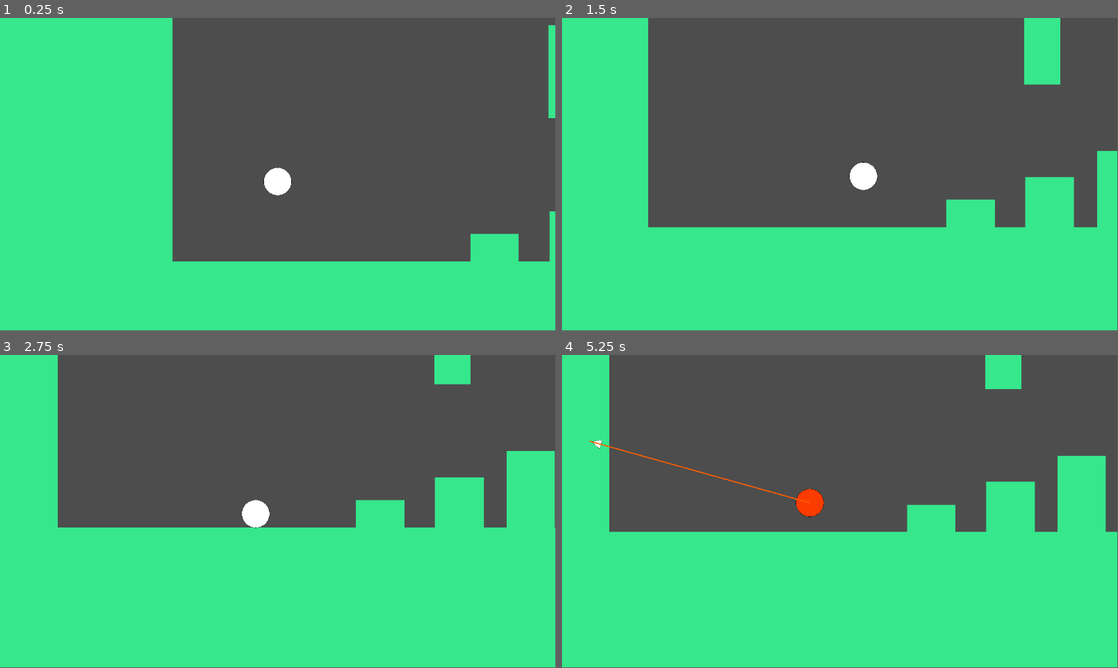
Above: before the commit, frames 1-4 (two rows, left to right).
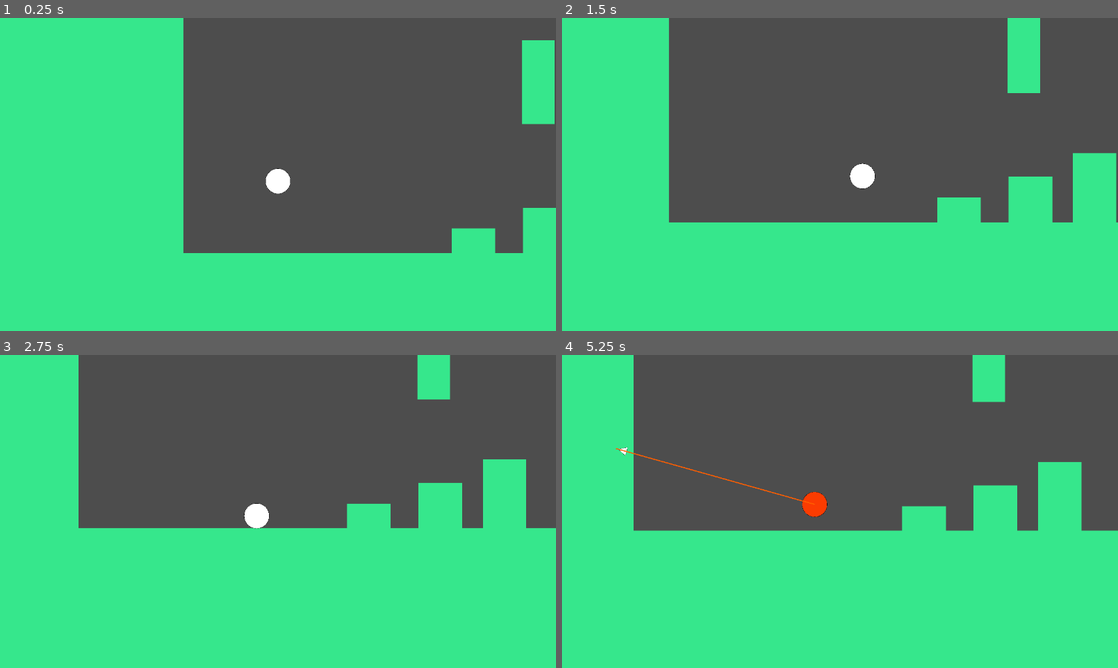
Above: after the commit, the same moments.

Repository: DaPizzaGod/tsa-game
Game: Godot game, scene res://scenes/levels/level.tscn
Same seed, same stepped clock (60 frames per second), same inputs: the game is played once before the commit and once after it.
Inputs (mouse positions are in pixels of both pictures, inside the frame that each line leads up to):
- Up to frame 1 (0.25 s): no input
- Up to frame 2 (1.5 s): move the mouse to (962, 158) at 0.52 s; hold D (right) from 0.53 s (still down); tap Middle mouse button (other special action) at 0.6 s; tap W (jump) at 0.77 s; move the mouse to (728, 190) at 1.27 s; click (728, 190) at 1.35 s
- Up to frame 3 (2.75 s): tap W (jump) at 1.52 s; move the mouse to (333, 442) at 2.02 s; release D (right) at 2.03 s; hold A (left) from 2.03 s (still down); right-click (333, 442) at 2.1 s
- Up to frame 4 (5.25 s): move the mouse to (812, 574) at 2.77 s; release A (left) at 2.78 s; hold D (right) 2.78-4.28 s; tap Shift (switch mode) at 2.85 s; tap W (jump) at 3.02, 3.77, 4.52 s; move the mouse to (1006, 558) at 3.52 s; tap Middle mouse button (other special action) at 3.6 s; move the mouse to (673, 464) at 4.27 s; hold A (left) 4.28-5.03 s; click (673, 464) at 4.35 s; move the mouse to (867, 511) at 5.02 s; hold D (right) from 5.03 s (still down); right-click (867, 511) at 5.1 s
The window is 799x449 before the commit and 800x450 after it. Grey fills any space a smaller window leaves; there, only what the larger window draws over its background counts as a difference.

The runs differ from the first frame. In frame 1, 6.0% of the frame differs, in the area x 31-100%, y 0-78%; in frame 2, 7.6%, in the area x 15-100%, y 0-67%; in frame 3, 7.1%; in frame 4, 7.2%.

Commit message:
created anchors for menu

Diff:
--- a/project.godot
+++ b/project.godot
@@ -18,6 +18,11 @@
 [autoload]
 
 ModeCalc="*res://scenes/globals/mode_calc.gd"
+
+[display]
+
+window/size/viewport_width=1280
+window/size/viewport_height=720
 
 [global_group]
 
--- a/scenes/ui/switch_mode_menu.tscn
+++ b/scenes/ui/switch_mode_menu.tscn
@@ -14,17 +14,22 @@
 layout_mode = 1
 offset_right = 4961.0
 offset_bottom = 3508.0
+scale = Vector2(0.175, 0.175)
 
 [node name="TextureRect" type="TextureRect" parent="."]
 layout_mode = 1
-anchors_preset = 5
+anchors_preset = 7
 anchor_left = 0.5
+anchor_top = 1.0
 anchor_right = 0.5
-offset_left = -2464.0
-offset_top = -2285.0
-offset_right = 2497.0
-offset_bottom = 1223.0
+anchor_bottom = 1.0
+offset_left = -2480.5
+offset_top = -3508.0
+offset_right = 2480.5
 grow_horizontal = 2
+grow_vertical = 0
+scale = Vector2(0.2, 0.2)
+pivot_offset = Vector2(2470, 3600)
 size_flags_horizontal = 0
 size_flags_vertical = 8
 texture = ExtResource("1_c5hrv")
